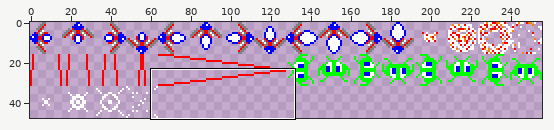
Edited in one commit: sprite sheet (png/sprites-16.png). Above: a wide view before the commit, with the close-up outlined.
Close-up. First the earlier version:
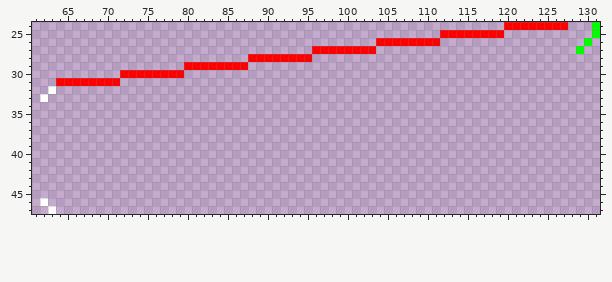
The file is 256x48 pixels. Shown: x 61..131, y 24..47.
Once edited:
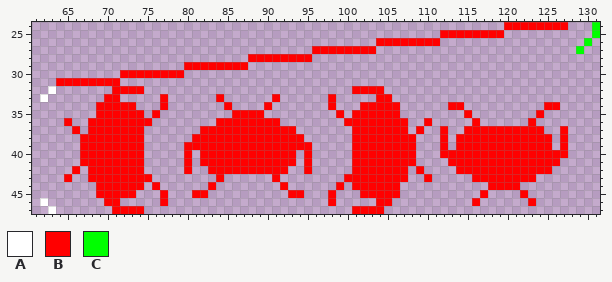
Palette (. is transparent): A #ffffff  B #ff0000  C #00ff00
The exact change:
Changed rows in their new state; - is an unchanged pixel.
first column x 65:
32 ------BBBB--------------------------BBBB-----------------------
33 -----BB-----B------B------B------B-----BB----------------------
34 ----BBBBB---B-------B----B-------B---BBBBB------BB----------BB-
35 ----BBBBBB-B---------BBBB---------B-BBBBBB--------B--------B---
36 B--BBBBBBBB--------BBBBBBBB--------BBBBBBBB--B-----B------B----
37 -B-BBBBBBB-------BBBBBBBBBBBB-------BBBBBBB-B--B--BBBBBBBBBB--B
38 --BBBBBBBB------BBBBBBBBBBBBBB------BBBBBBBB---B-BBBBBBBBBBBB-B
39 --BBBBBBBB-----BBBBBBBBBBBBBBBB-----BBBBBBBB---B-BBBBBBBBBBBB-B
40 --BBBBBBBB-----B-BBBBBBBBBBBB-B-----BBBBBBBB---BBBBBBBBBBBBBBBB
41 --BBBBBBBB-----B-BBBBBBBBBBBB-B-----BBBBBBBB----BBBBBBBBBBBBBB-
42 -B-BBBBBBB-----B--BBBBBBBBBB--B-----BBBBBBB-B----BBBBBBBBBBBB--
43 B--BBBBBBBB--------B------B--------BBBBBBBB--B-----BBBBBBBB----
44 ----BBBBBB-B------B--------B------B-BBBBBB-----------BBBB------
45 ----BBBBB---B---BB----------BB---B---BBBBB----------B----B-----
46 -----BB-----B--------------------B-----BB----------B------B----
47 ------BBBB--------------------------BBBB-----------------------
Pixel boxes of the changes (left, top, right, bottom) in both close-ups:
added: (64, 86, 568, 214)
